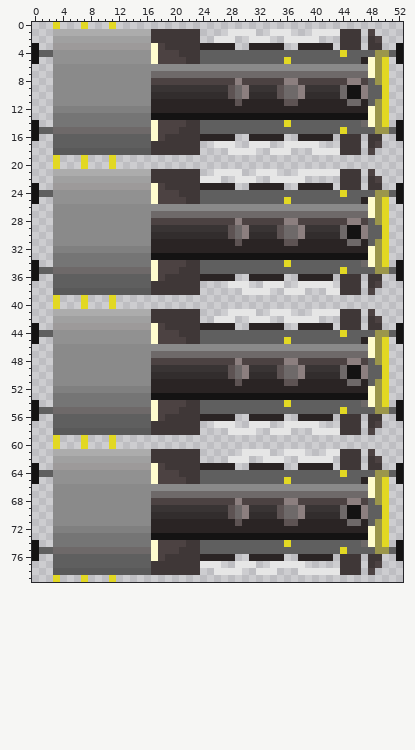
Two versions of one sprite sheet, assets/loco0.png. That is the earlier state.
The file is 53x80 pixels. Colours within 5 levels of each other are drawn and written as one.
After:
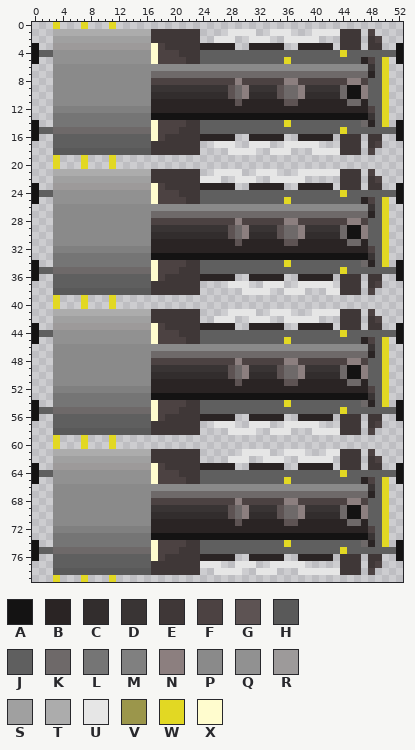
Palette (. is transparent): A #141313  B #2a2424  C #322d2d  D #393434  E #3f3737  F #4c4242  G #5d5353  H #595959  J #5f5f5f  K #6e6969  L #757575  M #808080  N #8c7f7f  P #8a8a8a  Q #919191  R #9d9a9a  S #a0a0a0  T #acacac  U #e6e6e6  V #9b964b  W #e2d823  X #fffcce
From old to new:
Changed rows in their new state; - is an unchanged pixel.
first column x 48:
 4 -JJ
 5 FJ-
 6 DJ-
 7 BJ-
 8 -J-
11 -J-
12 FJ-
13 DJ-
14 BJ-
15 -JJ
first column x 48:
24 -JJ
25 FJ-
26 DJ-
27 BJ-
28 -J-
31 -J-
32 FJ-
33 DJ-
34 BJ-
35 -JJ
first column x 48:
44 -JJ
45 FJ-
46 DJ-
47 BJ-
48 -J-
51 -J-
52 FJ-
53 DJ-
54 BJ-
55 -JJ
first column x 48:
64 -JJ
65 FJ-
66 DJ-
67 BJ-
68 -J-
71 -J-
72 FJ-
73 DJ-
74 BJ-
75 -JJ
